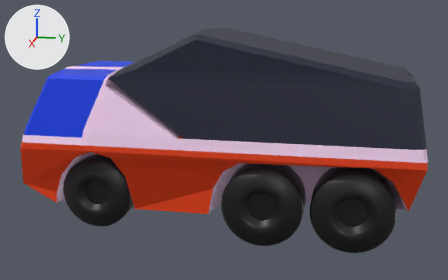
Two versions of the FBX model Assets/Models/Demo/Car.fbx, one commit apart.
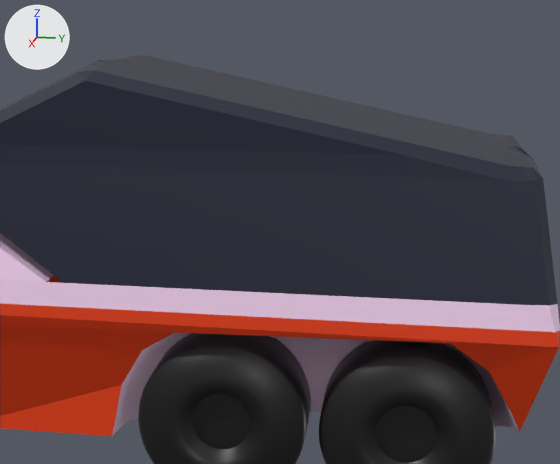
Each version appears first whole from a camera (50 mm lens) standing at (12.46, 4.24, 4.34) and looking at (0.03, 1.75, 1.23), and next in a close-up on the part from 34% to 96% of the width and 0% to 81% of the height. Arrows for +X, +Y and +Z are at upper left; the lights stay in place. Where no turn or scale is listed for an object, it has been applied to the vertices. Vertices at the same position are counted once.
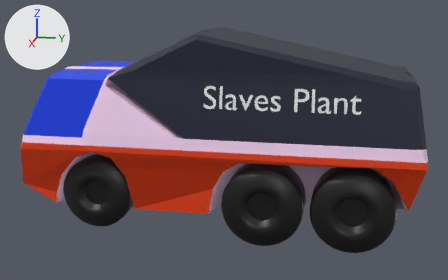
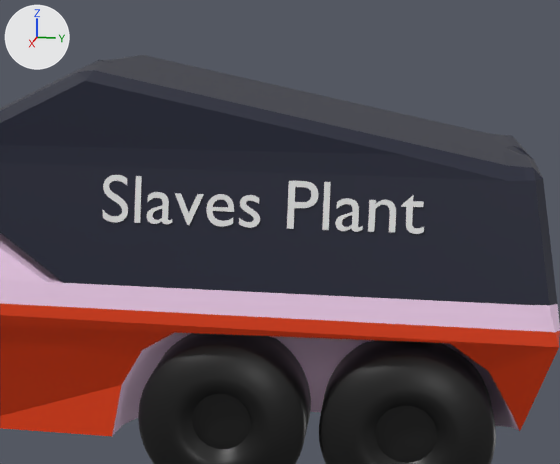
What differs and where, as boxes [x1, y1, x2, y2] in the close-ups (560 x 464 px):
'Cube', recoloured (black to grey): [0, 171, 427, 286] in both
'Text', added: after [103, 175, 424, 234]
part 1 of me_cube_002, added: after [47, 276, 63, 283]

Patch to the scene script:
```diff
--- a/Assets/Models/Demo/Car.fbx.py
+++ b/Assets/Models/Demo/Car.fbx.py
@@ mat_material_002 @@
 mat_material_002 = principled_material('Material.002')
-mat_material_002.base_color = (0.0, 0.0439, 0.8)  # blue #003be7
+mat_material_002.base_color = (1.0, 0.711, 0.962)  # white #ffdbfb
@@ mat_material_003 @@
 mat_material_003 = principled_material('Material.003')
-mat_material_003.base_color = (0.8, 0.0461, 0.0)  # orange #e73d00
+mat_material_003.base_color = (0.0, 0.0439, 0.8)  # blue #003be7
@@ mat_material_004 @@
 mat_material_004 = principled_material('Material.004')
-mat_material_004.base_color = (0.00896, 0.0115, 0.0317)  # dark blue #181c32
+mat_material_004.base_color = (0.8, 0.0461, 0.0)  # orange #e73d00
@@ mat_material_005 @@
+mat_material_005 = principled_material('Material.005')
+mat_material_005.base_color = (0.00896, 0.0115, 0.0317)  # dark blue #181c32
@@ me_cube_002 @@
 me_cube_002.from_pydata(...)  # 261 vertices, 308 faces; spans x -1.45..1.45, y -2.48..5.7, z -0.15..3.51
 # used by ob_cube; location = (0.0, 0.0, 0.0)
 # verts and faces of me_cube_002; kept vertices keep their numbers, new ones are numbered from 261
 # before: 110 (1.42, 1.1, 1.56) at pixel (46, 281), 247 (-1.42, 1.1, 1.56), 248 (-1.42, 1.27, 1.56), 252 (0.0, 1.1, 1.56), 254 (0.0, 1.27, 1.56)
-me_cube_002.materials.append(mat_material_001)  # white #ffdbfb
+# me_cube_002 part 1
+for new, old in zip([261, 262, 263], [110, 247, 252]): verts[new] = verts[old] + (0.0, 0.38, 0.0)
+verts[264] = (-1.42, 1.64, 1.56)
+verts[265] = (0.0, 1.64, 1.56)
+faces += [(110, 261, 263, 252), (247, 262, 264, 248), (247, 252, 263, 262)]  # mat_material_002 (white #ffdbfb)
+faces += [(248, 254, 265, 264)]  # mat_material_005 (dark blue #181c32)
 me_cube_002.materials.append(mat_material_002)
@@ me_cube_002 @@
 me_cube_002.materials.append(mat_material_004)
+me_cube_002.materials.append(mat_material_005)  # dark blue #181c32
@@ me_text @@
+me_text.from_pydata(...)  # 889 vertices, 875 faces; spans x -0.07..0.0, y 0.02..2.9, z -0.01..0.42
@@ ob_text @@
+ob_text = bpy.data.objects.new('Text', me_text)
+ob_text.location = (1.348, 1.601, 2.144)
```
